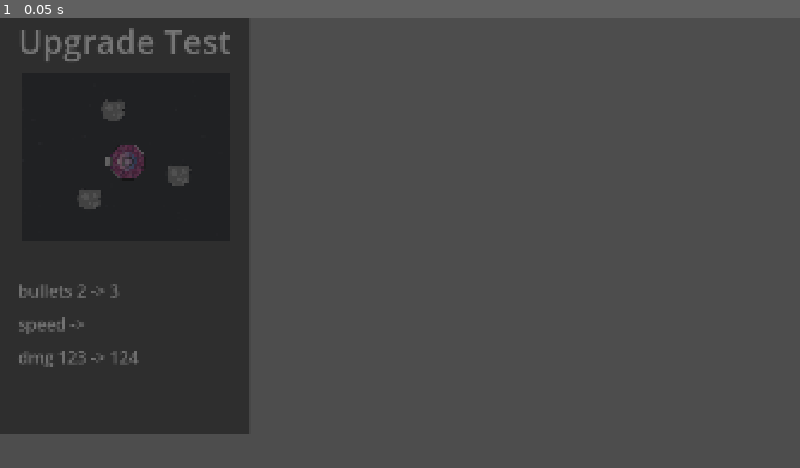
Above: before the commit, frame 1.
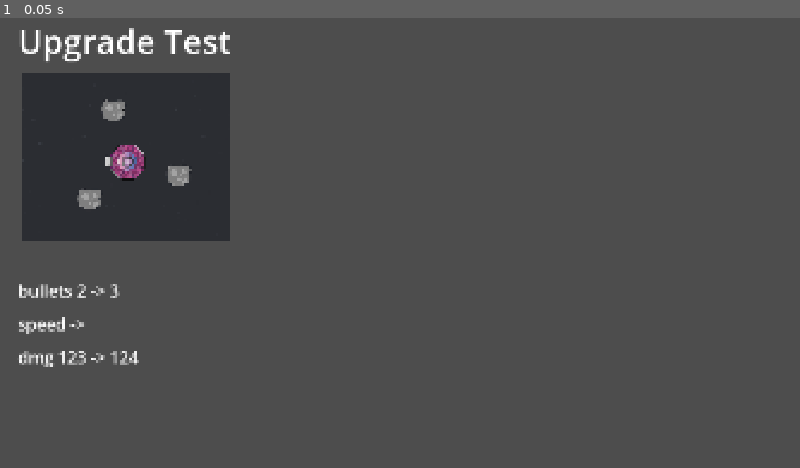
Above: after the commit, the same moment.

Repository: two-sticks-and-a-rock/space-arcade
Game: Godot game, scene res://scenes/upgrade_menu/upgrade_panel.tscn
Same seed, same stepped clock (60 frames per second), same inputs: the game is played once before the commit and once after it. This scene is started directly instead of the project's main scene.
Inputs:
- Up to frame 1 (0.05 s): no input

The runs differ from the first frame. In frame 1, 20% of the frame differs, in the area x 0-32%, y 0-93%.

Commit message:
defer call to avoid multiple triggers

Diff:
--- a/scenes/upgrade_menu/upgrade_menu.gd
+++ b/scenes/upgrade_menu/upgrade_menu.gd
@@ -12,7 +12,7 @@
 
 func clear_upgrade_panels():
 	for child in h_container.get_children():
-		if child is Button:
+		if child is MarginContainer:
 			child.queue_free()
 
 func populate_upgrade_panels():
@@ -47,7 +47,7 @@
 
 	var num_displayed = 0
 	for possible_upgrade_set in possible_upgrade_sets:
-		if (num_displayed == 3):
+		if (num_displayed >= 3):
 			break
 		num_displayed += 1
 
@@ -79,11 +79,11 @@
 	if (hit_max_level):
 		return
 
-	populate_upgrade_panels()
+	populate_upgrade_panels.call_deferred()
 	visible = true
 	get_tree().paused = true
 
 func _on_player_finish_level_up():
-	clear_upgrade_panels()
+	clear_upgrade_panels.call_deferred()
 	visible = false
 	get_tree().paused = false
--- a/scenes/upgrade_menu/upgrade_menu.tscn
+++ b/scenes/upgrade_menu/upgrade_menu.tscn
@@ -3,6 +3,7 @@
 [ext_resource type="Script" uid="uid://10krp3hhlyh" path="res://scenes/upgrade_menu/upgrade_menu.gd" id="1_vkj85"]
 
 [node name="UpgradeMenu" type="CanvasLayer" unique_id=2020442246]
+layer = 2
 script = ExtResource("1_vkj85")
 
 [node name="PanelContainer" type="PanelContainer" parent="." unique_id=1536873974]
--- a/scenes/upgrade_menu/upgrade_panel.tscn
+++ b/scenes/upgrade_menu/upgrade_panel.tscn
@@ -4,6 +4,7 @@
 
 [node name="UpgradePanel" type="MarginContainer" unique_id=1923112390]
 process_mode = 2
+z_index = 10
 custom_minimum_size = Vector2(600, 1000)
 offset_right = 600.0
 offset_bottom = 1000.0
@@ -36,3 +37,4 @@
 
 [node name="Button" type="Button" parent="." unique_id=2011456472]
 layout_mode = 2
+flat = true
